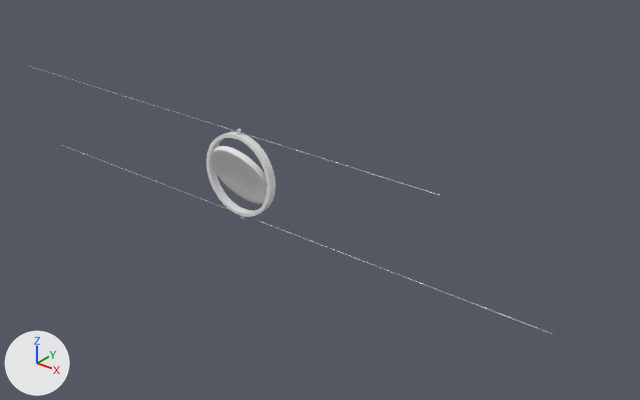
The Blender file File di blender/Andrea/lampadario.blend, before and after one commit.
Both versions are drawn from a camera (50 mm lens) standing at (7.78, -8.99, 6.74) and looking at (-0.17, 0.95, 0.58). Every picture has the same lights, and +X, +Y and +Z are marked at lower left.

In view in the first picture: 'cavo1', 'cavo2', 'disco esterno', 'discointerno'.
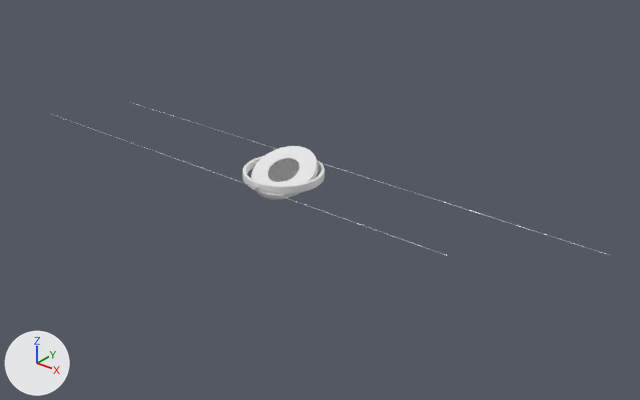
Where the newer file only moved an object's origin or applied its transform, the numbers keep the older frame.

Boxes (x1, y1, x2, y2) around the edits, measured in the pictures (640 x 400 px):
'discointerno', reshaped, moved, turned, modifiers changed: before (210, 146, 267, 204); after (251, 146, 318, 199)
'disco esterno', reshaped, moved, modifiers changed, turned: before (206, 132, 276, 217); after (243, 156, 325, 194)
'cavo2', moved, turned: before (62, 145, 553, 334); after (130, 102, 611, 256)
'cavo1', moved, turned: before (29, 66, 440, 196); after (51, 114, 448, 256)

The change, as a diff of the scene's bpy script:
```diff
--- a/File di blender/Andrea/lampadario.blend.py
+++ b/File di blender/Andrea/lampadario.blend.py
@@ me_cylinder_008 @@
 # used by ob_discointerno; location = (-0.93, -0.04, 1.14); rotation_euler = (2.007, 0.0, 0.0), in degrees (115, 0, 0); scale = (0.579, 0.579, 0.0519)
-me_cylinder_008.from_pydata(...)  # 80 vertices, 65 faces; spans x -1.0..1.0, y -1.0..1.0, z -1.0..1.0
+me_cylinder_008.from_pydata(...)  # 48 vertices, 33 faces; spans x -1.0..1.0, y -1.0..1.0, z -1.0..1.0
+# me_cylinder_008 part 1
+# 32 vertices are removed from x -1.0..1.0, y -1.0..1.0, z -1.0..1.0
+# 64 faces are deleted
+# 32 new faces join them
@@ me_cylinder_007 @@
 # used by ob_disco_esterno; location = (-0.94, -0.05, 1.15); rotation_euler = (-1.571, -0.216, -0.00345), in degrees (-90, -12, -0.2); scale = (0.685, 0.685, 0.0642)
-me_cylinder_007.from_pydata(...)  # 192 vertices, 192 faces; spans x -1.0..1.0, y -1.0..1.0, z -1.0..1.0
+me_cylinder_007.from_pydata(...)  # 80 vertices, 80 faces; spans x -0.98..0.98, y -0.98..0.98, z -1.04..1.04
+# me_cylinder_007 part 2: the whole mesh is rebuilt
@@ ob_curva_dei_cavi @@
 ob_curva_dei_cavi = bpy.data.objects.new('curva dei cavi', cu_beziercircle)
-ob_curva_dei_cavi.location = (-0.374, 3.318, 1.841)
+ob_curva_dei_cavi.location = (-0.374, 0.273, 4.195)
+ob_curva_dei_cavi.rotation_euler = (1.571, 0.0, 0.0)  # degrees (90, 0, 0)
 ob_curva_dei_cavi.scale = (0.00621, 0.00621, 0.00621)
@@ ob_cavo2 @@
 ob_cavo2 = bpy.data.objects.new('cavo2', cu_nurbspath_001)
-ob_cavo2.location = (-0.94, -0.05, 0.47)
+ob_cavo2.location = (-0.94, 1.65, 0.83)
+ob_cavo2.rotation_euler = (1.571, 0.0, 0.0)  # degrees (90, 0, 0)
@@ ob_cavo1 @@
 ob_cavo1 = bpy.data.objects.new('cavo1', cu_nurbspath)
-ob_cavo1.location = (-0.94, -0.05, 1.85)
+ob_cavo1.location = (-0.94, 0.26, 0.83)
+ob_cavo1.rotation_euler = (1.571, 0.0, 0.0)  # degrees (90, 0, 0)
@@ ob_discointerno @@
 ob_discointerno = bpy.data.objects.new('discointerno', me_cylinder_008)
-ob_discointerno.location = (-0.93, -0.04, 1.14)
-ob_discointerno.rotation_euler = (2.007, 0.0, 0.0)  # degrees (115, 0, 0)
+ob_discointerno.location = (-0.93, 0.98, 0.84)
+ob_discointerno.rotation_euler = (3.578, 0.0, 0.0)  # degrees (205, 0, 0)
 ob_discointerno.scale = (0.579, 0.579, 0.0519)
+_m = ob_discointerno.modifiers.new('Bevel', 'BEVEL')
+_m.segments = 3
+_m.spread = 0.0
 _m = ob_discointerno.modifiers.new('Subsurf', 'SUBSURF')
-_m.levels = 3
+_m.levels = 2
@@ ob_disco_esterno @@
 ob_disco_esterno = bpy.data.objects.new('disco esterno', me_cylinder_007)
-ob_disco_esterno.location = (-0.94, -0.05, 1.15)
-ob_disco_esterno.rotation_euler = (-1.571, -0.216, -0.00345)  # degrees (-90, -12, -0.2)
+ob_disco_esterno.location = (-0.94, 0.96, 0.83)
 ob_disco_esterno.scale = (0.685, 0.685, 0.0642)
+_m = ob_disco_esterno.modifiers.new('Bevel', 'BEVEL')
+_m.width = 0.015
+_m.width_pct = 0.015
+_m.spread = 0.0
 _m = ob_disco_esterno.modifiers.new('Subsurf', 'SUBSURF')
 _m.levels = 2
-_m = ob_disco_esterno.modifiers.new('Subsurf.001', 'SUBSURF')
@@ ob_perno_1 @@
 ob_perno_1.location = (-1.52, -0.03, 1.18)
-ob_perno_1.rotation_euler = (0.0, 1.571, 0.0)  # degrees (0, 90, 0)
+ob_perno_1.rotation_euler = (1.571, 0.0, 1.571)  # degrees (90, 0, 90)
 ob_perno_1.scale = (0.0207, 0.0207, 0.0286)
 _m = ob_perno_1.modifiers.new('Subsurf', 'SUBSURF')
+_m = ob_perno_1.modifiers.new('Mirror', 'MIRROR')
+_m.mirror_object = ob_disco_esterno
@@ ob_cilindro1 @@
 ob_cilindro1 = bpy.data.objects.new('cilindro1', me_cylinder_002)
-ob_cilindro1.location = (-0.92, -0.05, 1.84)
+ob_cilindro1.location = (-0.92, 0.27, 0.83)
+ob_cilindro1.rotation_euler = (1.571, 0.0, 0.0)  # degrees (90, 0, 0)
 ob_cilindro1.scale = (0.0286, 0.0304, 0.0233)
@@ ob_cilindro1 @@
 _m = ob_cilindro1.modifiers.new('Subsurf', 'SUBSURF')
 _m.levels = 2
+_m = ob_cilindro1.modifiers.new('Mirror', 'MIRROR')
+_m.use_axis = (False, True, False)
+_m.mirror_object = ob_disco_esterno
```
